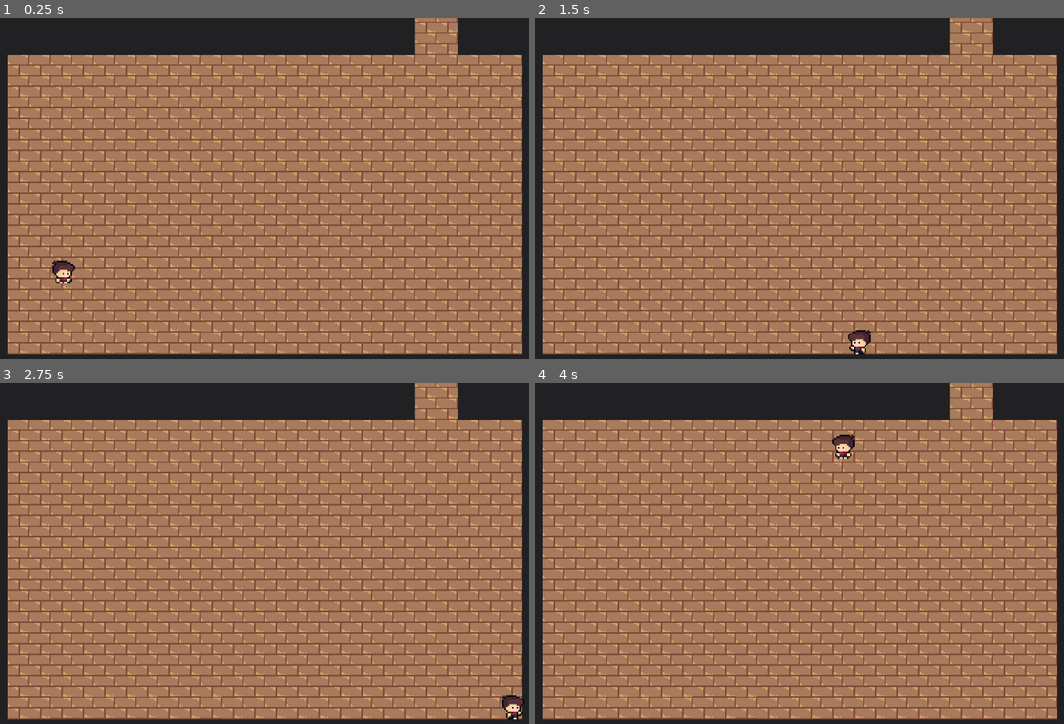
Above: before the commit, frames 1-4 (two rows, left to right).
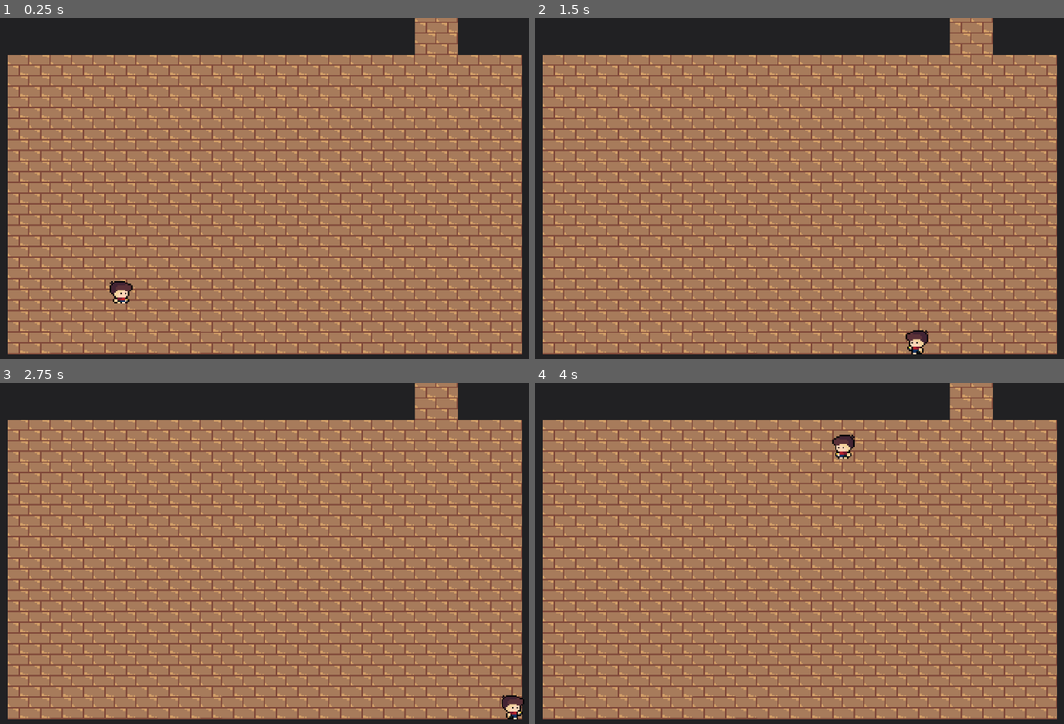
Above: after the commit, the same moments.

Repository: GabO-y/Game-Project_Comp.-Grafica
Game: Godot game, scene res://Cenas/House/House.tscn
The game is run twice, just before and just after one commit, with the same random seed, the same clock (stepped at 60 frames per second) and the same inputs.
Inputs (mouse positions are in pixels of both pictures, inside the frame that each line leads up to):
- Up to frame 1 (0.25 s): no input
- Up to frame 2 (1.5 s): move the mouse to (926, 174) at 0.52 s; hold Right (ui_right) 0.53-1.28 s; tap Space (dash) at 0.6, 1.35 s; move the mouse to (667, 208) at 1.27 s; hold Down (ui_down) from 1.28 s (still down)
- Up to frame 3 (2.75 s): tap Enter at 2 s; move the mouse to (317, 478) at 2.02 s; release Down (ui_down) at 2.03 s; hold Right (ui_right) from 2.03 s (still down); tap Space (dash) at 2.1 s
- Up to frame 4 (4 s): move the mouse to (762, 625) at 2.77 s; release Right (ui_right) at 2.78 s; hold Up (ui_up) 2.78-3.53 s; tap Space (dash) at 2.85, 3.6 s; move the mouse to (979, 608) at 3.52 s; hold Left (ui_left) from 3.53 s (still down)

The runs differ from the first frame. In frame 1, 0.5% of the frame differs, in the area x 9-26%, y 71-84%; in frame 2, 0.5%, in the area x 59-75%, y 91-99%; in frame 3, less than 0.1%; in frame 4, less than 0.1%.

Commit message:
tela de game over (protótipo)

Diff:
--- a/Cenas/House/House.tscn
+++ b/Cenas/House/House.tscn
@@ -1,8 +1,9 @@
-[gd_scene load_steps=4 format=3 uid="uid://cxexjlkqbs61u"]
+[gd_scene load_steps=5 format=3 uid="uid://cxexjlkqbs61u"]
 
 [ext_resource type="Script" uid="uid://c3svmxorsnj3i" path="res://Cenas/House/house.gd" id="1_rmjq6"]
 [ext_resource type="PackedScene" uid="uid://clp3coh5mf60x" path="res://Cenas/Player/Player.tscn" id="2_iqu7b"]
 [ext_resource type="PackedScene" uid="uid://b0ntae4uqgnun" path="res://Cenas/Rooms/RoomManager.tscn" id="4_6pdaa"]
+[ext_resource type="PackedScene" uid="uid://oapef3dqlad" path="res://Cenas/Menus/GameOver/TransactionScene.tscn" id="4_rmjq6"]
 
 [node name="House" type="Node2D"]
 script = ExtResource("1_rmjq6")
@@ -10,5 +11,7 @@
 [node name="RoomManager" parent="." instance=ExtResource("4_6pdaa")]
 position = Vector2(0, -2)
 
+[node name="TransitionScene" parent="." instance=ExtResource("4_rmjq6")]
+
 [node name="Player" parent="." instance=ExtResource("2_iqu7b")]
-position = Vector2(80, 186)
+position = Vector2(123, 201)
--- a/Cenas/House/house.gd
+++ b/Cenas/House/house.gd
@@ -4,6 +4,7 @@
 @onready var enemies: Array[Enemie]
 
 @onready var room_manager := $RoomManager
+@onready var transaction_scene := $TransitionScene
 
 var activateArmor = true
 var armor: LightArmor
@@ -36,11 +37,7 @@
 
 	player.armor.set_activate(false);
 
-	for i in get_children():
-		print("a: ", i.name)
-		for j in i.get_children():
-			print("\tb: ", j.name)
-
+	player.player_die.connect(transaction_scene._finish_round)
 
 func _process(_delta: float) -> void:
 	toggle_activate_armor()
--- /dev/null
+++ b/Cenas/Menus/GameOver/TransactionScene.tscn
@@ -0,0 +1,172 @@
+[gd_scene load_steps=8 format=3 uid="uid://oapef3dqlad"]
+
+[ext_resource type="Script" uid="uid://dj5sxff3c88t" path="res://Cenas/Menus/GameOver/transaction_scene.gd" id="1_k20cf"]
+
+[sub_resource type="Animation" id="Animation_kngsd"]
+resource_name = "fade_to_black"
+length = 10.0
+tracks/0/type = "value"
+tracks/0/imported = false
+tracks/0/enabled = true
+tracks/0/path = NodePath("ColorRect:color")
+tracks/0/interp = 1
+tracks/0/loop_wrap = true
+tracks/0/keys = {
+"times": PackedFloat32Array(0, 5),
+"transitions": PackedFloat32Array(1, 1),
+"update": 0,
+"values": [Color(0.117647, 0.117647, 0.117647, 0), Color(0.118581, 0.118581, 0.118581, 1)]
+}
+tracks/1/type = "value"
+tracks/1/imported = false
+tracks/1/enabled = true
+tracks/1/path = NodePath("Label:modulate")
+tracks/1/interp = 1
+tracks/1/loop_wrap = true
+tracks/1/keys = {
+"times": PackedFloat32Array(2.13333, 5),
+"transitions": PackedFloat32Array(1, 1),
+"update": 0,
+"values": [Color(1, 1, 1, 0), Color(1, 1, 1, 1)]
+}
+tracks/2/type = "value"
+tracks/2/imported = false
+tracks/2/enabled = true
+tracks/2/path = NodePath("Label2:modulate")
+tracks/2/interp = 1
+tracks/2/loop_wrap = true
+tracks/2/keys = {
+"times": PackedFloat32Array(5.01, 7.09),
+"transitions": PackedFloat32Array(1, 1),
+"update": 0,
+"values": [Color(1, 1, 1, 0), Color(1, 1, 1, 1)]
+}
+
+[sub_resource type="Animation" id="Animation_eubd1"]
+length = 0.1
+loop_mode = 2
+tracks/0/type = "value"
+tracks/0/imported = false
+tracks/0/enabled = true
+tracks/0/path = NodePath("ColorRect:color")
+tracks/0/interp = 1
+tracks/0/loop_wrap = true
+tracks/0/keys = {
+"times": PackedFloat32Array(0),
+"transitions": PackedFloat32Array(1),
+"update": 0,
+"values": [Color(1, 1, 1, 0)]
+}
+tracks/1/type = "value"
+tracks/1/imported = false
+tracks/1/enabled = true
+tracks/1/path = NodePath("Label:modulate")
+tracks/1/interp = 1
+tracks/1/loop_wrap = true
+tracks/1/keys = {
+"times": PackedFloat32Array(0),
+"transitions": PackedFloat32Array(1),
+"update": 0,
+"values": [Color(1, 1, 1, 0)]
+}
+tracks/2/type = "value"
+tracks/2/imported = false
+tracks/2/enabled = true
+tracks/2/path = NodePath("Label2:modulate")
+tracks/2/interp = 1
+tracks/2/loop_wrap = true
+tracks/2/keys = {
+"times": PackedFloat32Array(0),
+"transitions": PackedFloat32Array(1),
+"update": 0,
+"values": [Color(1, 1, 1, 0)]
+}
+
+[sub_resource type="Animation" id="Animation_fpemh"]
+resource_name = "fade_to_normal"
+length = 5.0
+tracks/0/type = "value"
+tracks/0/imported = false
+tracks/0/enabled = true
+tracks/0/path = NodePath("ColorRect:color")
+tracks/0/interp = 1
+tracks/0/loop_wrap = true
+tracks/0/keys = {
+"times": PackedFloat32Array(0, 5),
+"transitions": PackedFloat32Array(1, 1),
+"update": 0,
+"values": [Color(0.118581, 0.118581, 0.118581, 1), Color(0.117647, 0.117647, 0.117647, 0)]
+}
+tracks/1/type = "value"
+tracks/1/imported = false
+tracks/1/enabled = true
+tracks/1/path = NodePath("Label:modulate")
+tracks/1/interp = 1
+tracks/1/loop_wrap = true
+tracks/1/keys = {
+"times": PackedFloat32Array(0, 2.3),
+"transitions": PackedFloat32Array(1, 1),
+"update": 0,
+"values": [Color(1, 1, 1, 1), Color(1, 1, 1, 0)]
+}
+
+[sub_resource type="AnimationLibrary" id="AnimationLibrary_eubd1"]
+_data = {
+&"RESET": SubResource("Animation_eubd1"),
+&"fade_to_black": SubResource("Animation_kngsd"),
+&"fade_to_normal": SubResource("Animation_fpemh")
+}
+
+[sub_resource type="LabelSettings" id="LabelSettings_kngsd"]
+font_size = 50
+font_color = Color(1, 0.08, 0.08, 1)
+
+[sub_resource type="LabelSettings" id="LabelSettings_k20cf"]
+font_size = 30
+
+[node name="TransitionScene" type="Node2D"]
+process_mode = 3
+script = ExtResource("1_k20cf")
+
+[node name="GameOver" type="CanvasLayer" parent="."]
+
+[node name="AnimationPlayer" type="AnimationPlayer" parent="GameOver"]
+process_mode = 3
+libraries = {
+&"": SubResource("AnimationLibrary_eubd1")
+}
+
+[node name="ColorRect" type="ColorRect" parent="GameOver"]
+anchors_preset = 15
+anchor_right = 1.0
+anchor_bottom = 1.0
+offset_left = 3.0
+offset_top = 10.0
+offset_right = 3.0
+offset_bottom = 10.0
+grow_horizontal = 2
+grow_vertical = 2
+color = Color(1, 1, 1, 0)
+
+[node name="Label" type="Label" parent="GameOver"]
+modulate = Color(1, 1, 1, 0)
+offset_left = 78.0
+offset_top = 130.0
+offset_right = 383.0
+offset_bottom = 220.0
+rotation = -0.29147
+text = "Game Over"
+label_settings = SubResource("LabelSettings_kngsd")
+autowrap_mode = 3
+justification_flags = 171
+text_overrun_behavior = 4
+text_direction = 3
+
+[node name="Label2" type="Label" parent="GameOver"]
+modulate = Color(1, 1, 1, 0)
+offset_left = 386.0
+offset_top = 568.0
+offset_right = 723.0
+offset_bottom = 610.0
+text = "Espaço para recomeçar"
+label_settings = SubResource("LabelSettings_k20cf")
--- /dev/null
+++ b/Cenas/Menus/GameOver/transaction_scene.gd
@@ -0,0 +1,12 @@
+extends Node2D
+
+@onready var game_over_anim := $GameOver/AnimationPlayer
+
+
+func _finish_round(player: Player):
+
+	game_over_anim.play("fade_to_black")
+	get_tree().paused = true
+	Globals.die = false
+	await get_tree().create_timer(5).timeout
+	Globals.die = true
--- a/Cenas/Player/player.gd
+++ b/Cenas/Player/player.gd
@@ -40,6 +40,9 @@
 	animation_logic()
 	takeDamagePlayerLogic(delta)
 
+	if life <= 0:
+		player_die.emit(self)
+
 func _touch_enemie(body):
 	if !(body.get_parent() is Enemie): return
 	enemies_touch[body.get_parent()] = 0.0
@@ -71,8 +74,6 @@
 			enemies_touch[enemie] = 0
 			#Vai tirar a vida do player
 			life -= enemie.damage
-
-
 
 func _physics_process(delta: float) -> void:
 
@@ -157,3 +158,5 @@
 			play += "walk"
 
 	anim.play(play)
+
+signal player_die(player: Player)
--- a/globals.gd
+++ b/globals.gd
@@ -4,6 +4,16 @@
 var last_scene
 var can_teleport = true
 var player: Player
+var die = false
+
+func _process(delta: float) -> void:
+
+	if Input.is_key_pressed(KEY_SPACE) and die:
+		die = false
+		get_tree().paused = false
+		get_tree().reload_current_scene()
+
+	process_mode = Node.PROCESS_MODE_ALWAYS
 
 func desable_room():
 	current_scene.desable()
Empty file added: Cenas/Menus/GameOver/game_over.gd
Not shown, added: Cenas/Menus/GameOver/game_over.gd.uid
Not shown, added: Cenas/Menus/GameOver/transaction_scene.gd.uid
